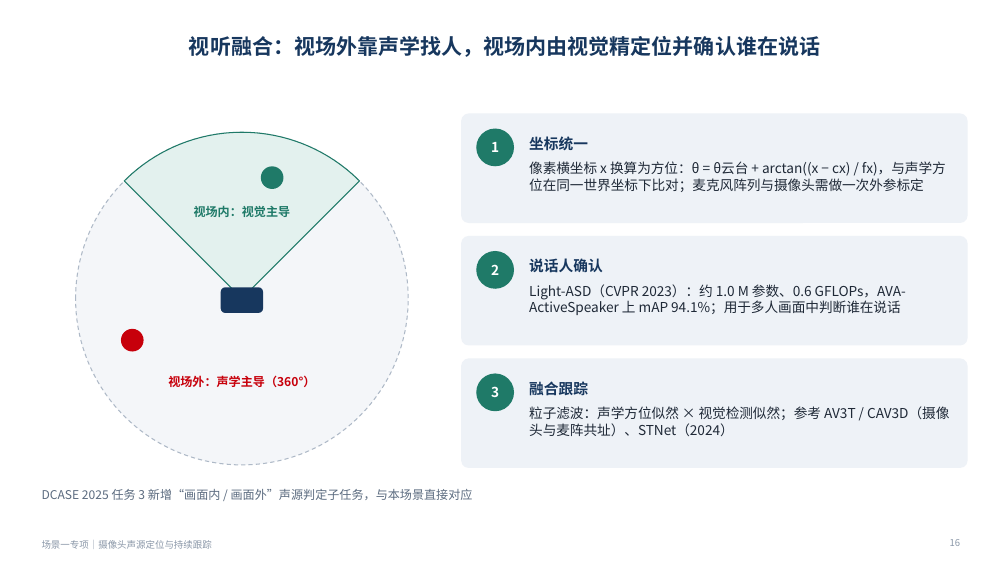
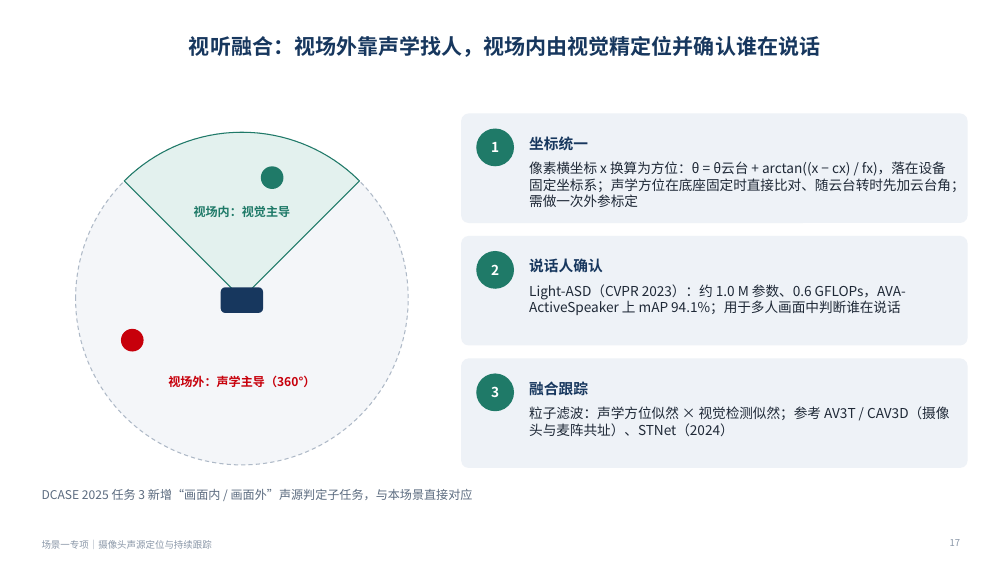
Before and after one commit to ZeroFoxxi/ssl-scene1, a slide deck: slide 17 of 场景一专项_摄像头声源定位与跟踪_方案选型与数据集.pptx (slide 16 before the commit). Drawn at 1008x567 pixels with LibreOffice and Linux fonts; fonts in the diff are those of the drawing. Boxes give left, top, right and bottom in pixels: in the first picture for what was removed or moved away, otherwise in the second. Text is boxed around its words. In the diff, an @@ line names an element or a change of style, - is before the commit and + after.

```diff
--- a/场景一专项_摄像头声源定位与跟踪_方案选型与数据集.pptx
+++ b/场景一专项_摄像头声源定位与跟踪_方案选型与数据集.pptx
@@ text at (529, 161, 965, 207): text changed @@
-像素横坐标 x 换算为方位：θ = θ云台 + arctan((x − cx) / fx)，与声学方位在同一世界坐标下比对；麦克风阵列与摄像头需做一次外参标定
+像素横坐标 x 换算为方位：θ = θ云台 + arctan((x − cx) / fx)，落在设备固定坐标系；声学方位在底座固定时直接比对、随云台转时先加云台角；需做一次外参标定
@@ page number at (950, 539, 960, 546): text changed @@
-16
+17
```
Also in this commit, not shown: 19 other slides changed, 2 slides added, 1 slide removed, 5 other files.
